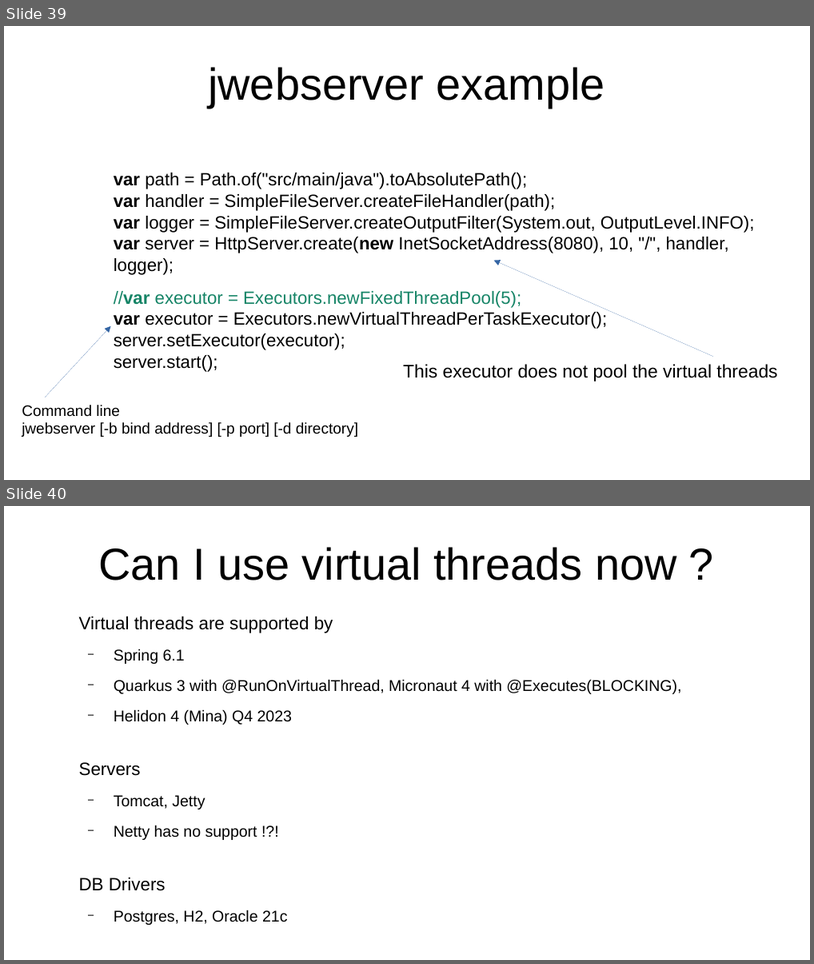
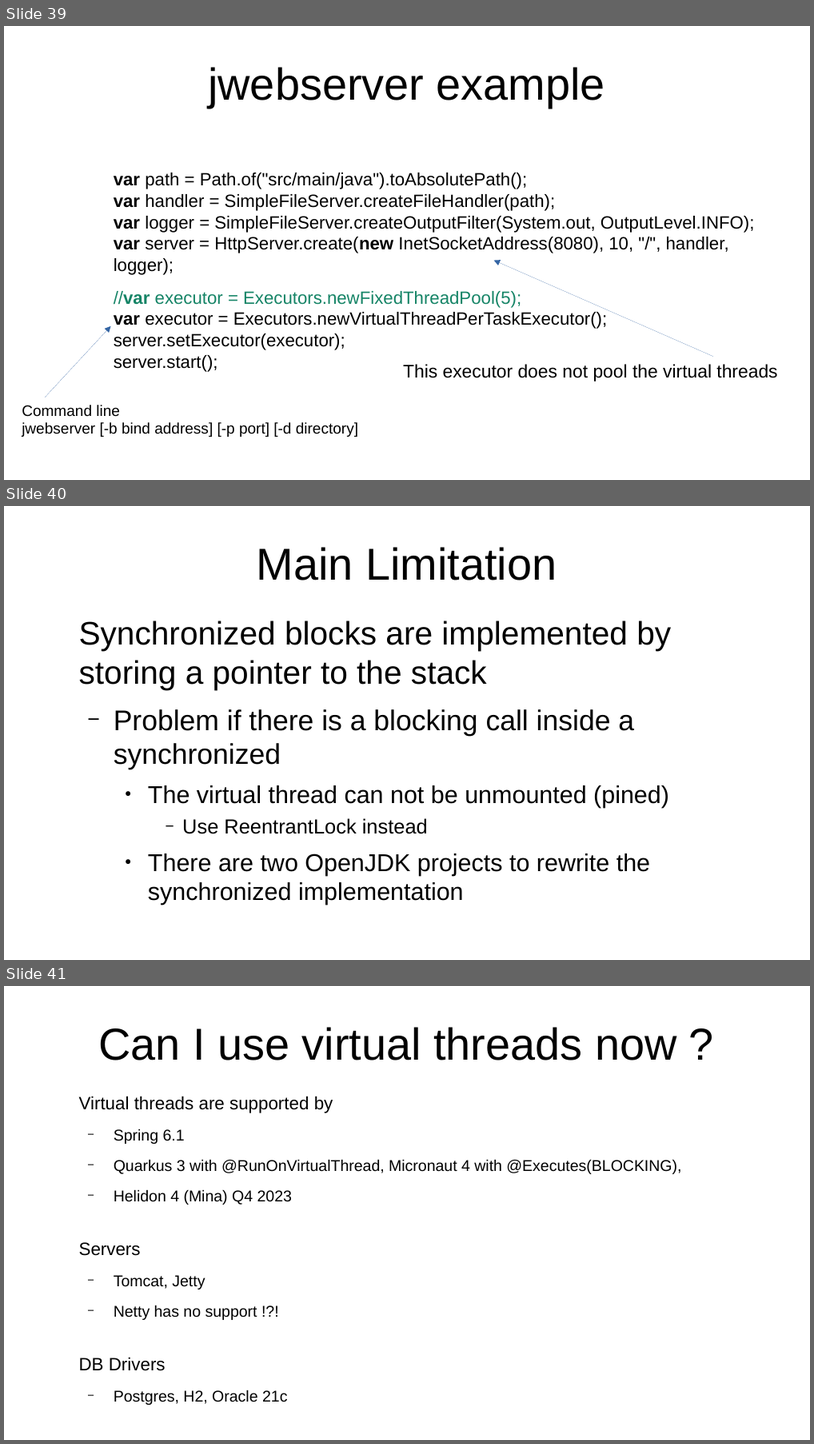
Before and after one commit to forax/java-21-demo, a slide deck: Java 21 add sparkle to your life.odp. Shown one above the other, each under a label of ours: slides 39 and 40 before the commit, slides 39, 40 and 41 after it. The pictures are 814x964 and 814x1444 pixels, drawn with LibreOffice and Linux fonts; fonts in the diff are those of the drawing. Boxes give left, top, right and bottom in pixels: in the first picture for what was removed or moved away, otherwise in the second. Text is boxed around its words. In the diff, an @@ line names an element or a change of style, - is before the commit and + after.

Commit message:
add a slide about the thread pinning

```diff
--- a/Java 21 add sparkle to your life.odp
+++ b/Java 21 add sparkle to your life.odp
@@ slide 40 added at (x1=4, y1=506, x2=810, y2=960), background #FFFFFF @@
@@ title added at (x1=257, y1=547, x2=557, y2=580), 44 pt, text #000000 @@
+Main Limitation
@@ text added at (x1=79, y1=620, x2=671, y2=876), 24 pt, text #000000 @@
+Synchronized blocks are implemented by storing a pointer to the stack
+  − Problem if there is a blocking call inside a synchronized
+    ● The virtual thread can not be unmounted (pined)
+      − Use ReentrantLock instead
+    ● There are two OpenJDK projects to rewrite the synchronized implementation
@@ what was slide 40 is now slide 41 @@
```
Also in this commit, not shown: 1 other file.
